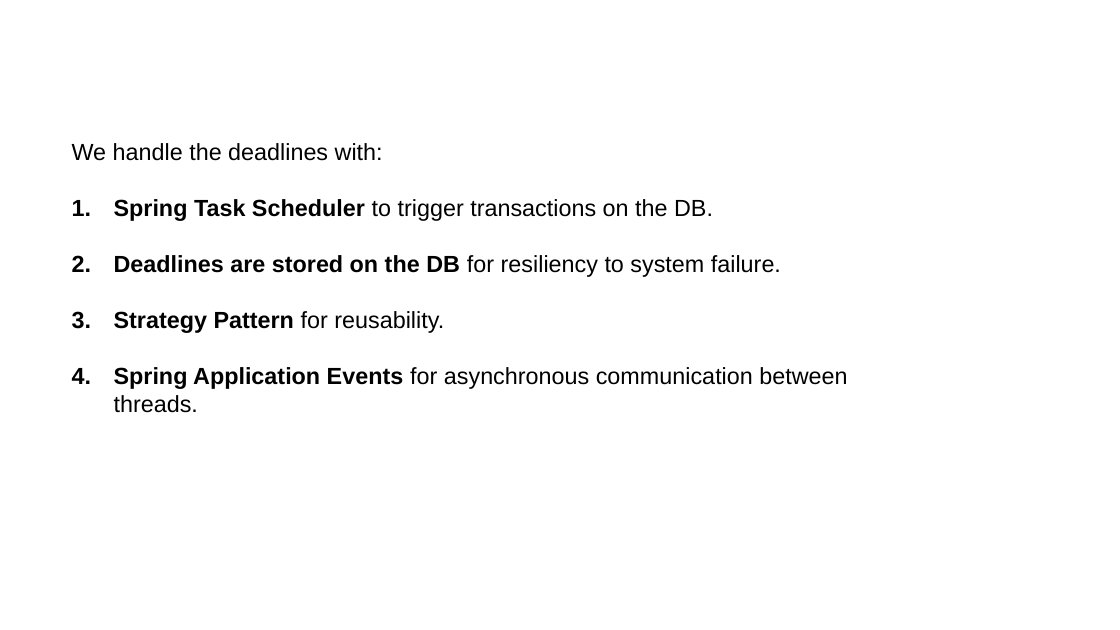
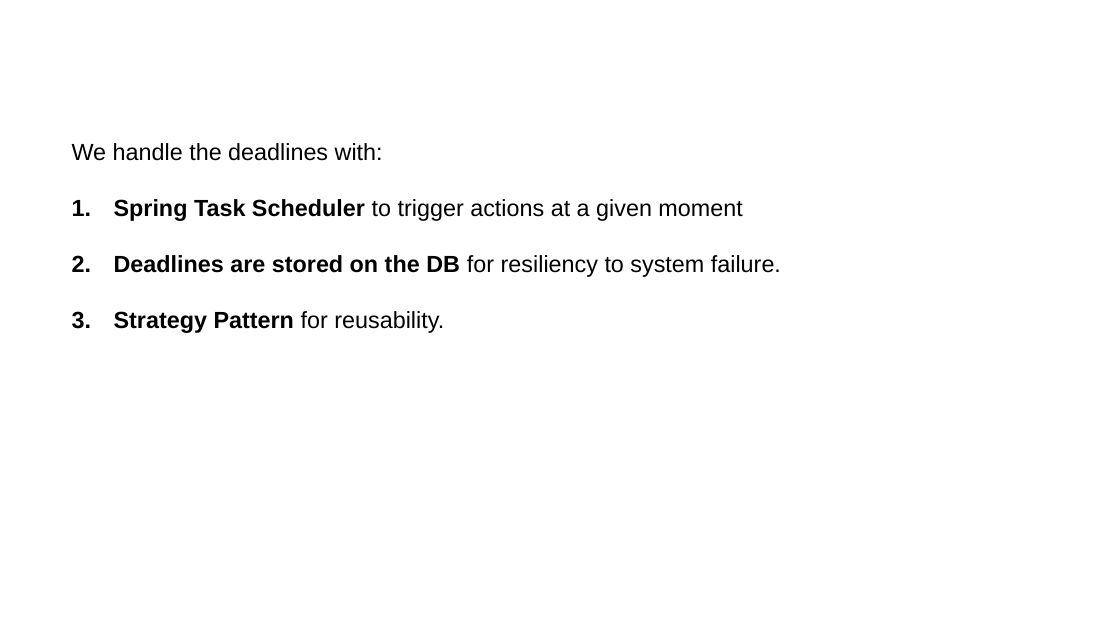
Before and after one commit to peetceenatoo/software-lifecycle, a slide deck: slide 15 of Slides/Slides.pptx. Drawn at 1120x630 pixels with LibreOffice and Linux fonts; fonts in the diff are those of the drawing; background and template pictures are left out. Boxes give left, top, right and bottom in pixels: in the first picture for what was removed or moved away, otherwise in the second. Text is boxed around its words. In the diff, an @@ line names an element or a change of style, - is before the commit and + after.

```diff
--- a/Slides/Slides.pptx
+++ b/Slides/Slides.pptx
@@ text at [114,199,742,221]: text changed @@
-1. Spring Task Scheduler to trigger transactions on the DB.
+1. Spring Task Scheduler to trigger actions at a given moment
@@ text at [114,367,847,389]: paragraph removed @@
-4. Spring Application Events for asynchronous communication between threads.
```
Also in this commit, not shown: 3 other slides changed.
